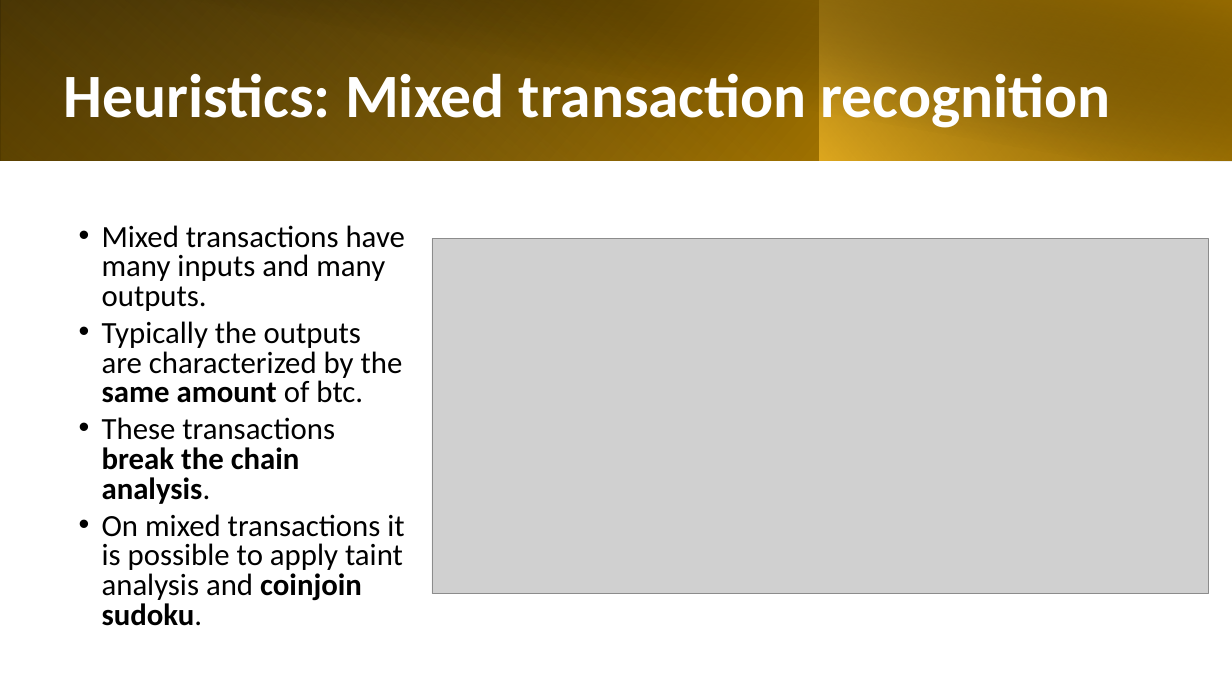
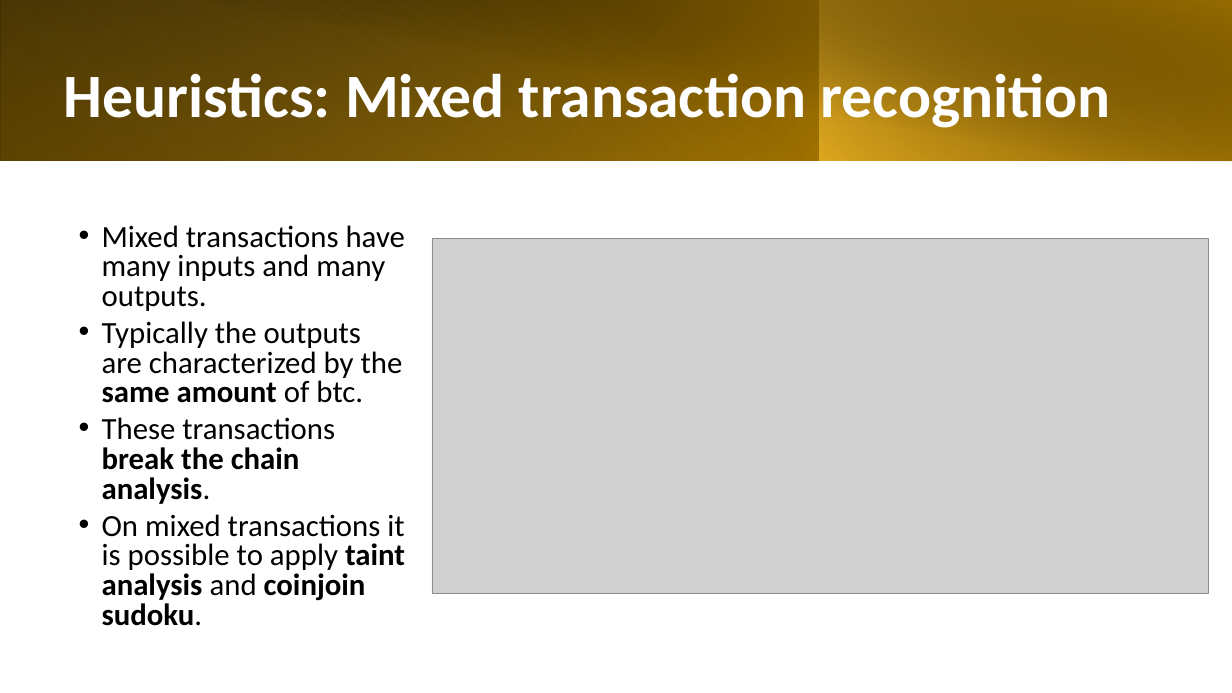
Before and after one commit to VincenzoImp/Bitcoin-Address-Clustering, a slide deck: slide 21 of Bitcoin Address Clustering.pptx (slide 20 before the commit). Drawn at 1232x693 pixels with LibreOffice and Linux fonts; fonts in the diff are those of the drawing; grey boxes stand for pictures. Boxes give left, top, right and bottom in pixels: in the first picture for what was removed or moved away, otherwise in the second. Text is boxed around its words. In the diff, an @@ line names an element or a change of style, - is before the commit and + after.

```diff
--- a/Bitcoin Address Clustering.pptx
+++ b/Bitcoin Address Clustering.pptx
@@ text at [102, 514, 405, 626]: bold on in "taint analysis" @@
```
Also in this commit, not shown: 9 other slides changed, 2 slides added, 4 other files.
